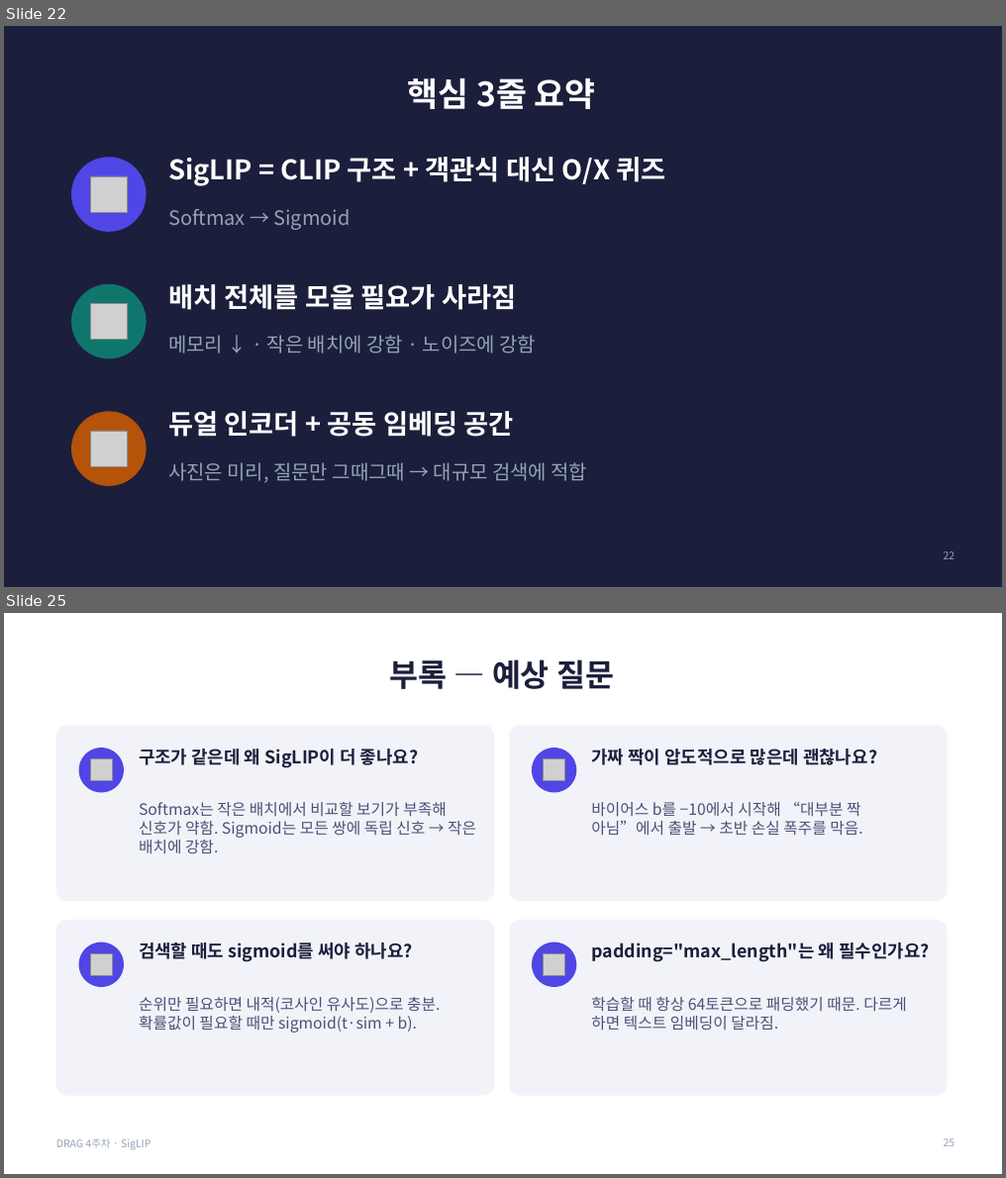
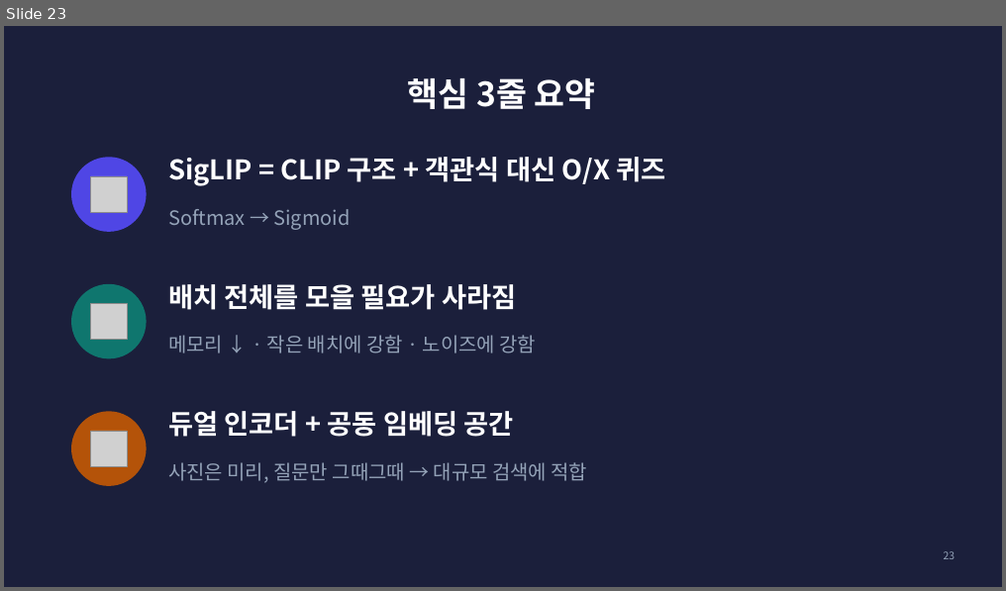
Before and after one commit to gaeun-k/DRAG, a slide deck: week4-siglip/김가은/SigLIP_4주차_발표.pptx. Shown one above the other, each under a label of ours: slides 22 and 25 before the commit, slide 23 after it; the slides between them are not shown. The pictures are 1006x1178 and 1006x591 pixels, drawn with LibreOffice and Linux fonts; fonts in the diff are those of the drawing; grey boxes stand for pictures. Boxes give left, top, right and bottom in pixels: in the first picture for what was removed or moved away, otherwise in the second. Text is boxed around its words. In the diff, an @@ line names an element or a change of style, - is before the commit and + after.

```diff
--- a/week4-siglip/김가은/SigLIP_4주차_발표.pptx
+++ b/week4-siglip/김가은/SigLIP_4주차_발표.pptx
@@ slide 25 removed at (4, 613, 1002, 1174), background #FFFFFF @@
@@ title removed at (389, 660, 614, 689) @@
-부록 — 예상 질문
@@ rounded rectangle removed at (56, 725, 494, 901) @@
@@ rounded rectangle removed at (509, 725, 947, 901) @@
@@ ellipse removed at (79, 748, 124, 792) @@
@@ picture removed at (91, 760, 113, 781) @@
@@ text removed at (139, 749, 419, 768) @@
-구조가 같은데 왜 SigLIP이 더 좋나요?
@@ ellipse removed at (532, 748, 576, 792) @@
@@ picture removed at (544, 760, 565, 781) @@
@@ text removed at (591, 749, 877, 765) @@
-가짜 짝이 압도적으로 많은데 괜찮나요?
@@ text removed at (139, 802, 476, 854) @@
-Softmax는 작은 배치에서 비교할 보기가 부족해 신호가 약함. Sigmoid는 모든 쌍에 독립 신호 → 작은 배치에 강함.
@@ text removed at (591, 802, 862, 836) @@
-바이어스 b를 −10에서 시작해 “대부분 짝 아님”에서 출발 → 초반 손실 폭주를 막음.
@@ rounded rectangle removed at (56, 920, 494, 1096) @@
@@ rounded rectangle removed at (509, 920, 947, 1096) @@
@@ ellipse removed at (79, 943, 124, 987) @@
@@ picture removed at (91, 955, 113, 976) @@
@@ text removed at (139, 943, 413, 962) @@
-검색할 때도 sigmoid를 써야 하나요?
@@ ellipse removed at (532, 943, 576, 987) @@
@@ picture removed at (544, 955, 565, 976) @@
@@ text removed at (591, 943, 930, 962) @@
-padding="max_length"는 왜 필수인가요?
@@ text removed at (139, 997, 440, 1033) @@
-순위만 필요하면 내적(코사인 유사도)으로 충분. 확률값이 필요할 때만 sigmoid(t·sim + b).
@@ text removed at (591, 997, 906, 1030) @@
-학습할 때 항상 64토큰으로 패딩했기 때문. 다르게 하면 텍스트 임베딩이 달라짐.
@@ text removed at (56, 1139, 151, 1151) @@
-DRAG 4주차 · SigLIP
@@ page number removed at (944, 1139, 955, 1147) @@
-25
@@ what was slide 22 is now slide 23 @@
```
Also in this commit, not shown: 2 slides changed, 5 slides added, 5 other slides removed, 1 other file.
